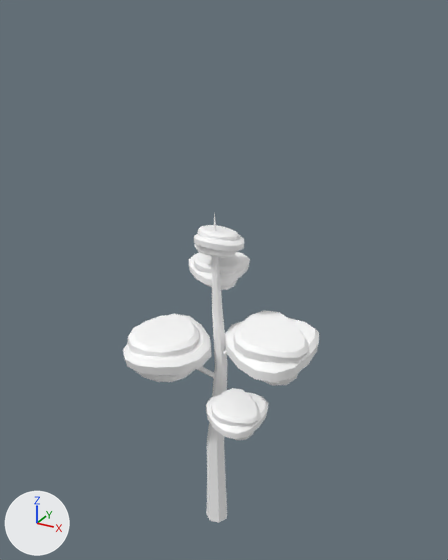
The FBX model StortSpelprojekt/Project/Models/TallPine.fbx, before and after one commit.
Both versions are drawn from a camera (50 mm lens) standing at (0.183, -0.321, 0.367) and looking at (0.001, 0.009, 0.202). The axes (+X, +Y, +Z) are drawn at lower left. The lights are the same throughout. Where no turn or scale is listed for an object, it has been applied to the vertices.

Objects in the first picture: 'TallPine'.
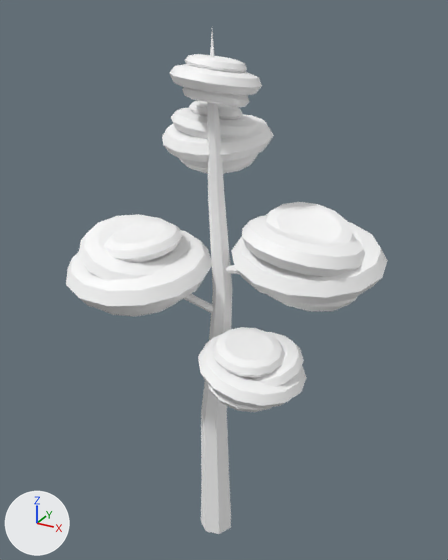
The edits, one by one:
me_mesh is used by ob_tallpine; location (0.0017, -0.0029, 0.1283).
me_mesh had 1041 vertices, 2002 faces and spanned x -0.061..0.064, y -0.041..0.043, z -0.123..0.123.
me_mesh now has 2171 vertices, 4242 faces and spans x -0.094..0.103, y -0.065..0.066, z 0.008..0.367.
me_mesh part 1: the loose piece of 30 vertices spanning x -0.039..0.001, y -0.011..0.004, z 0.002..0.023 is scaled about its middle by 1.46, then moved by (-0.007, -0.006, 0.194).
me_mesh part 2: the loose piece of 30 vertices spanning x 0.0..0.043, y 0.001..0.005, z 0.022..0.034 is scaled about its middle by 1.46, then moved by (0.012, -0.003, 0.201).
me_mesh part 3: the loose piece of 51 vertices spanning x -0.009..0.007, y -0.005..0.011, z -0.123..0.123 is scaled about its middle by 1.46, then moved by (0.002, -0.003, 0.188).
me_mesh part 4: 15 loose pieces with 870 vertices, spanning x -0.061..0.064, y -0.041..0.043, z -0.019..0.112, are deleted.
me_mesh part 5: 2000 vertices added at x -0.094..0.103, y -0.065..0.066, z 0.158..0.352.
Object 'TallPine' (ob_tallpine) moves from (0.0017, -0.0029, 0.1283) to (0.0, -0.001, -0.0096).

Boxes [x1, y1, x2, y2] around the edits, measured in the pictures (448 x 560 px; the box of a moved part takes in the faces that stretch with it):
'TallPine', reshaped, moved (63% wider, 63% taller): before [123, 213, 319, 522]; after [66, 31, 387, 534]
part 1 of me_mesh, moved or reshaped: before [197, 367, 215, 378]; after [183, 294, 213, 313]
part 2 of me_mesh, moved or reshaped: before [223, 350, 228, 355]; after [226, 265, 239, 274]
part 3 of me_mesh, moved or reshaped: before [206, 213, 228, 522]; after [201, 31, 232, 534]
part 4 of me_mesh, deleted: before [123, 225, 319, 440]
part 5 of me_mesh, added: after [66, 54, 387, 412]
